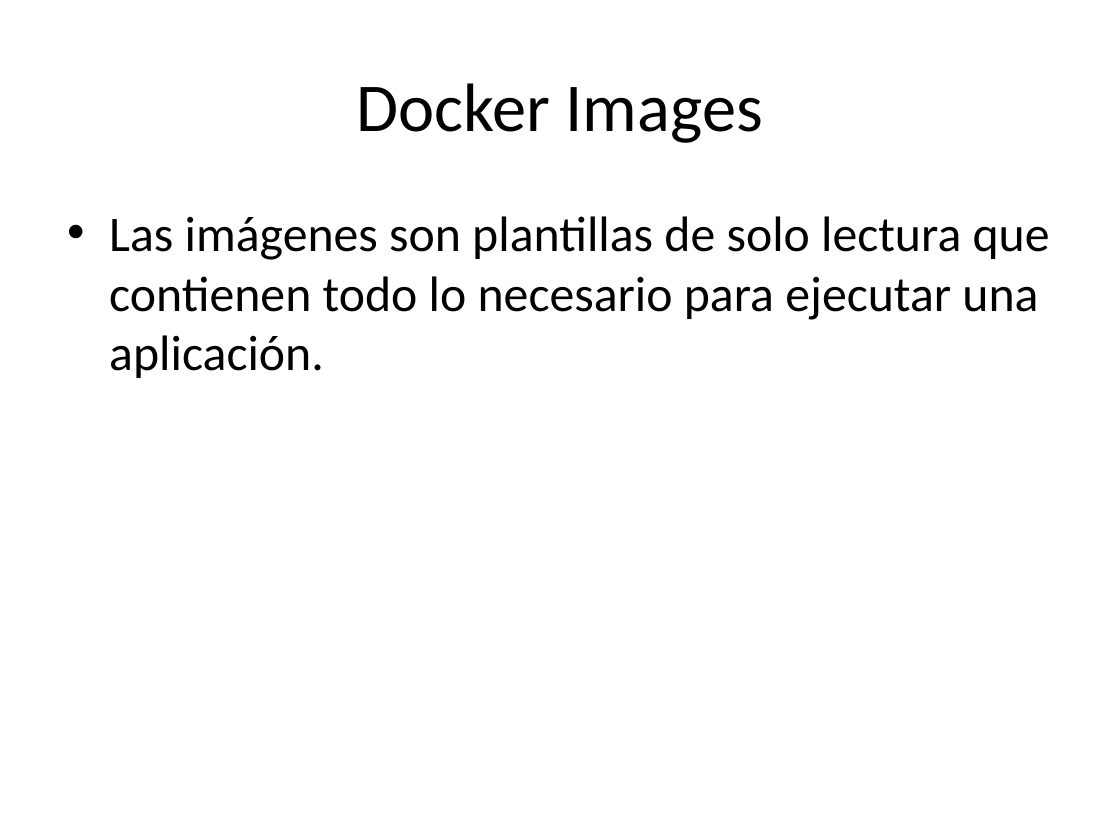
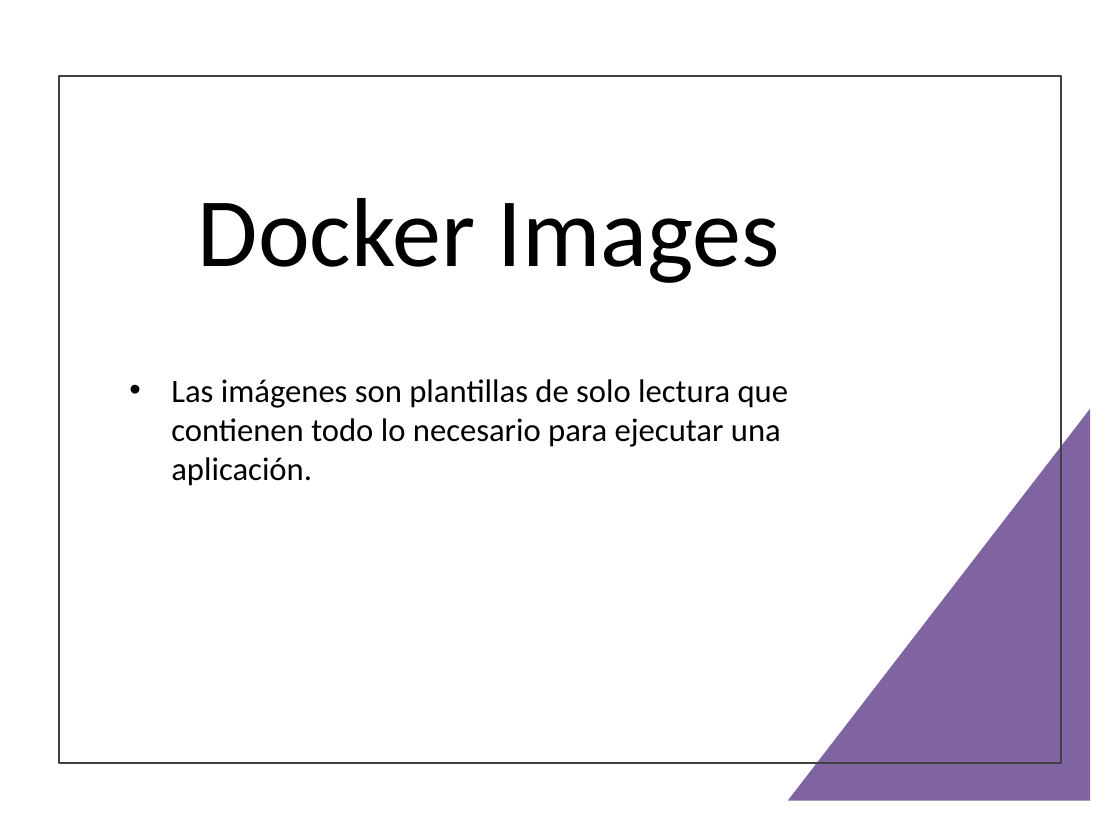
Before and after one commit to AlbertoRuizprofesor/programacion_sistemas_informaticos, a slide deck: slide 12 of MF0964_3 Desarrollo de elementos software para gestión de/SISTEMAS INFORMATICOS/DOCKER/docker_docker_desktop_presentacion_detallada.pptx. Drawn at 1120x840 pixels with LibreOffice and Linux fonts; fonts in the diff are those of the drawing. Boxes give left, top, right and bottom in pixels: in the first picture for what was removed or moved away, otherwise in the second. Text is boxed around its words. In the diff, an @@ line names an element or a change of style, - is before the commit and + after.

```diff
--- a/MF0964_3 Desarrollo de elementos software para gestión de/SISTEMAS INFORMATICOS/DOCKER/docker_docker_desktop_presentacion_detallada.pptx
+++ b/MF0964_3 Desarrollo de elementos software para gestión de/SISTEMAS INFORMATICOS/DOCKER/docker_docker_desktop_presentacion_detallada.pptx
@@ rectangle added at box(59, 76, 1061, 763), outline #404040 1.5 pt @@
@@ title "Docker Images": place and size @@
-title "Docker Images" at box(357, 83, 763, 143)
+title "Docker Images" at box(198, 198, 780, 283)
@@ title "Docker Images" at box(198, 198, 780, 283): size 44 to 63 pt @@
@@ text "Las imágenes son plantillas de ...": place and size @@
-text "Las imágenes son plantillas de ..." at box(109, 216, 1050, 378)
+text "Las imágenes son plantillas de ..." at box(171, 379, 789, 486)
@@ text "Las imágenes son plantillas de ..." at box(171, 379, 789, 486): size 32 to 21 pt; less space between paragraphs @@
@@ right triangle added at box(787, 409, 1090, 801), fill #8064A2 @@
```
Also in this commit, not shown: 32 other slides changed, 1 other file.
